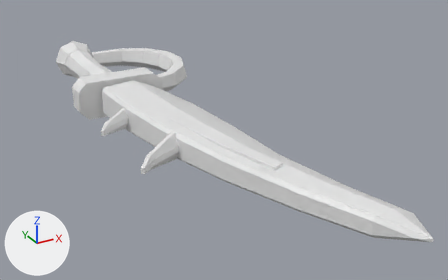
Two versions of the FBX model roblox/art/weapons/dualblade_rare.fbx, one commit apart.
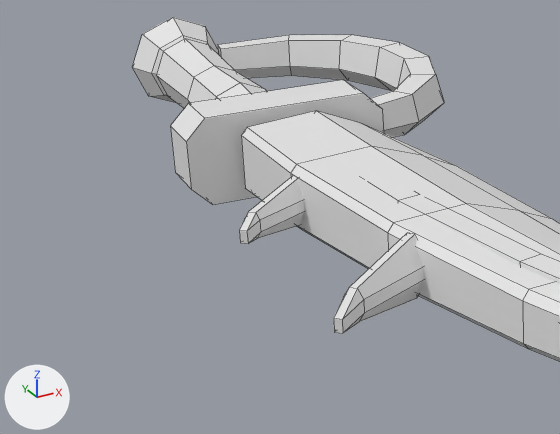
Each version is shown whole from a 50 mm lens placed at (-1.01, -3.25, 1.11), pointed at (0.29, -0.9, -0.07), then close up on the part from 0% to 53% of the width and 12% to 77% of the height. The lights are fixed; the arrows at lower left show +X, +Y and +Z. The older version's two pictures come first. The close-ups show mesh edges as thin lines. Where no turn or scale is listed for an object, it has been applied to the vertices.

Before the edit, the objects in view are built like this:
```python
me_blade_001 = bpy.data.meshes.new('Blade.001')
me_blade_001.from_pydata(...)  # 118 vertices, 124 faces; spans x -0.24..0.48, y -2.07..-0.28, z -0.09..0.09
me_blade_001.materials.append(mat_dualblade_rare_blade)  # white #e7e7e7
me_grip_001 = bpy.data.meshes.new('Grip.001')
me_grip_001.from_pydata(...)  # 32 vertices, 26 faces; spans x -0.085..0.085, y -0.16..0.44, z -0.085..0.085
me_grip_001.materials.append(mat_dualblade_rare_grip)  # white #e7e7e7
me_guard_001 = bpy.data.meshes.new('Guard.001')
me_guard_001.from_pydata(...)  # 56 vertices, 47 faces; spans x -0.21..0.547, y -0.26..0.518, z -0.1..0.1
me_guard_001.materials.append(mat_dualblade_rare_guard)  # white #e7e7e7
ob_blade = bpy.data.objects.new('Blade', me_blade_001)
ob_blade.location = (0.0, 0.0, 0.0)
ob_grip = bpy.data.objects.new('Grip', me_grip_001)
ob_grip.location = (0.0, 0.0, 0.0)
ob_guard = bpy.data.objects.new('Guard', me_guard_001)
ob_guard.location = (0.0, 0.0, 0.0)
# also in view: 'Pommel' at (0.0, 0.54, 0.0); 'Fuller' at (0.11, -0.96, 0.0)
```
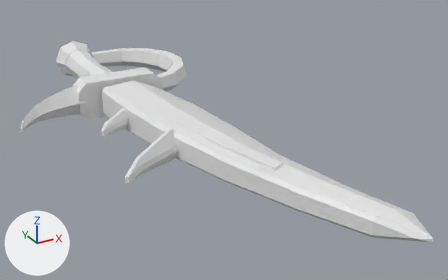
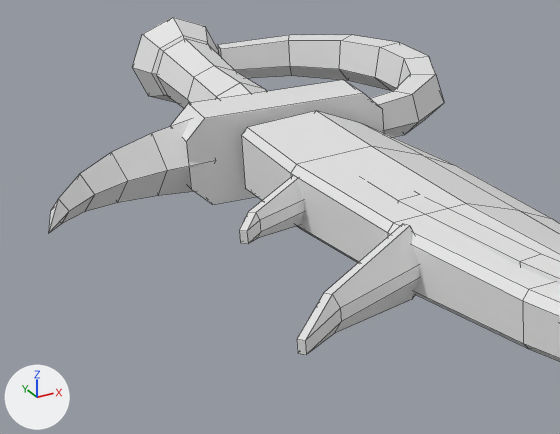
Boxes (x1, y1, x2, y2) around the edits, measured in the close-ups (560 x 434 px; the box of a moved part takes in the faces that stretch with it):
'Guard', reshaped (45% wider, 16% taller)
    before: (171, 35, 444, 205)
    after: (48, 35, 444, 233)
part 1 of me_blade_001, moved or reshaped
    before: (334, 233, 424, 333)
    after: (297, 224, 420, 355)
part 2 of me_guard_001, added
    after: (48, 120, 214, 233)

Diff of the bpy script that builds the scene:
```diff
--- a/roblox/art/weapons/dualblade_rare.fbx.py
+++ b/roblox/art/weapons/dualblade_rare.fbx.py
@@ me_blade_001 @@
 # used by ob_blade; location = (0.0, 0.0, 0.0)
-me_blade_001.from_pydata(...)  # 118 vertices, 124 faces; spans x -0.24..0.48, y -2.07..-0.28, z -0.09..0.09
+me_blade_001.from_pydata(...)  # 118 vertices, 124 faces; spans x -0.31..0.48, y -2.07..-0.28, z -0.09..0.09
+# me_blade_001 part 1: 24 of 118 vertices moved; they spanned x -0.22..0.02, y -1.15..-0.94, z -0.06..0.06 and now span x -0.31..0.02, y -1.19..-0.92, z -0.07..0.07; mean shift (-0.03, 0.0, 0.0); largest move (-0.21, -1.15, 0.01) -> (-0.3, -1.19, 0.01)
 me_blade_001.materials.append(mat_dualblade_rare_blade)
@@ me_guard_001 @@
 # used by ob_guard; location = (0.0, 0.0, 0.0)
-me_guard_001.from_pydata(...)  # 56 vertices, 47 faces; spans x -0.21..0.547, y -0.26..0.518, z -0.1..0.1
+me_guard_001.from_pydata(...)  # 77 vertices, 68 faces; spans x -0.56..0.547, y -0.5..0.518, z -0.1..0.1
+# me_guard_001 part 2: a new loose piece of 21 vertices spanning x -0.56..-0.15, y -0.5..-0.14, z -0.087..0.087, in mat_dualblade_rare_guard (white #e7e7e7)
 me_guard_001.materials.append(mat_dualblade_rare_guard)
```
